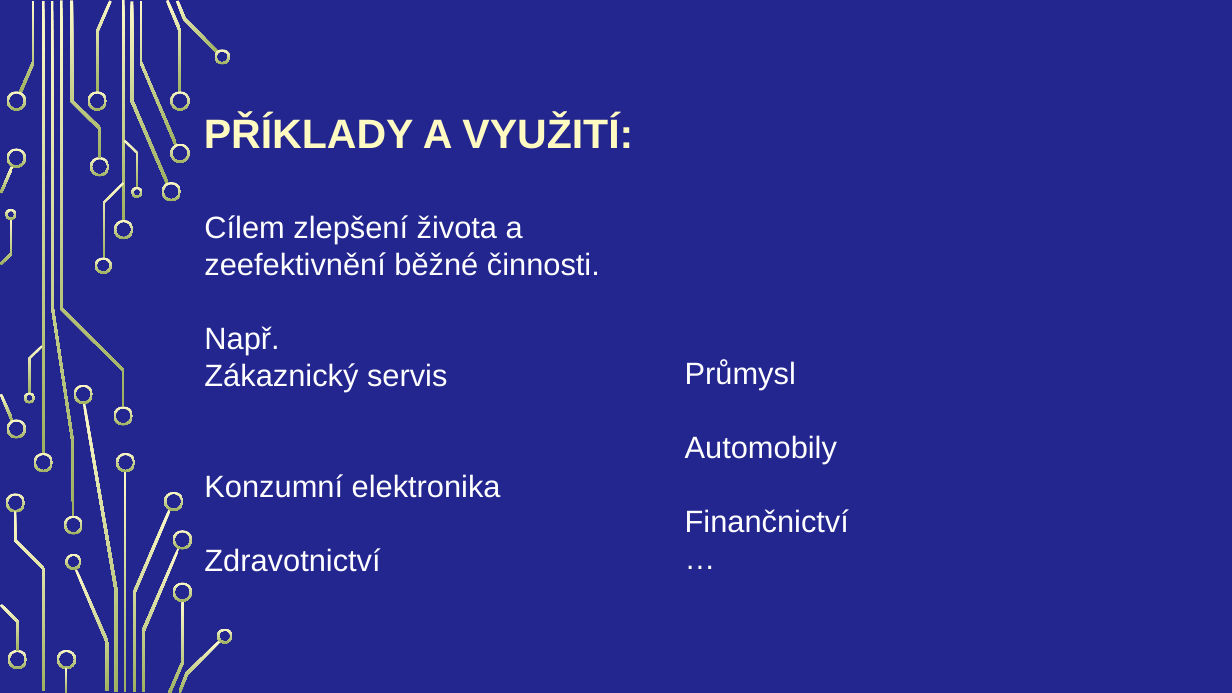
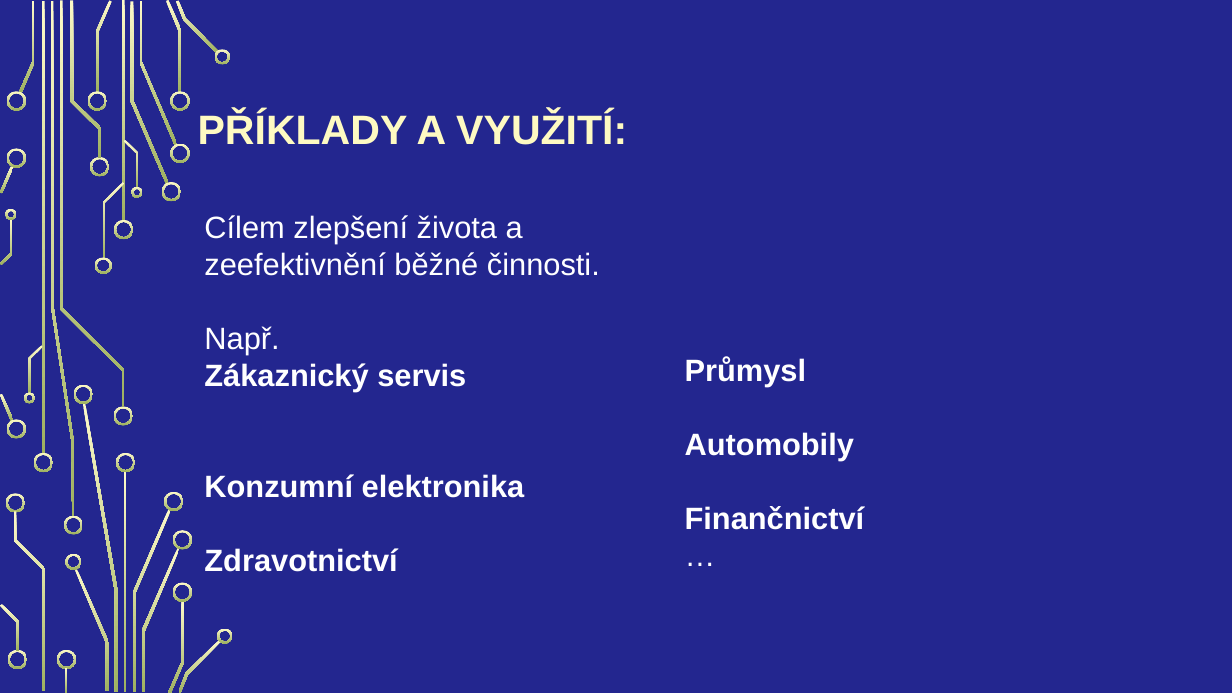
Before and after one commit to Vojta2809/Internet-v-c-a-chytr-m-sta, a slide deck: slide 5 of langsadl.pptx. Drawn at 1232x693 pixels with LibreOffice and Linux fonts; fonts in the diff are those of the drawing; background and template pictures are left out. Boxes give left, top, right and bottom in pixels: in the first picture for what was removed or moved away, otherwise in the second. Text is boxed around its words. In the diff, an @@ line names an element or a change of style, - is before the commit and + after.

```diff
--- a/langsadl.pptx
+++ b/langsadl.pptx
@@ title "PŘÍKLADY A VYUŽITÍ:": place and size @@
-title "PŘÍKLADY A VYUŽITÍ:" at (204, 115, 633, 149)
+title "PŘÍKLADY A VYUŽITÍ:" at (198, 112, 627, 145)
@@ text at (685, 357, 865, 530): bold on @@
@@ text at (204, 363, 525, 572): bold on in "Zákaznický servis", "Konzumní elektronika", "Zdravotnictví" @@
```
Also in this commit, not shown: 9 other slides changed, 3 slides added, 2 slides removed.
